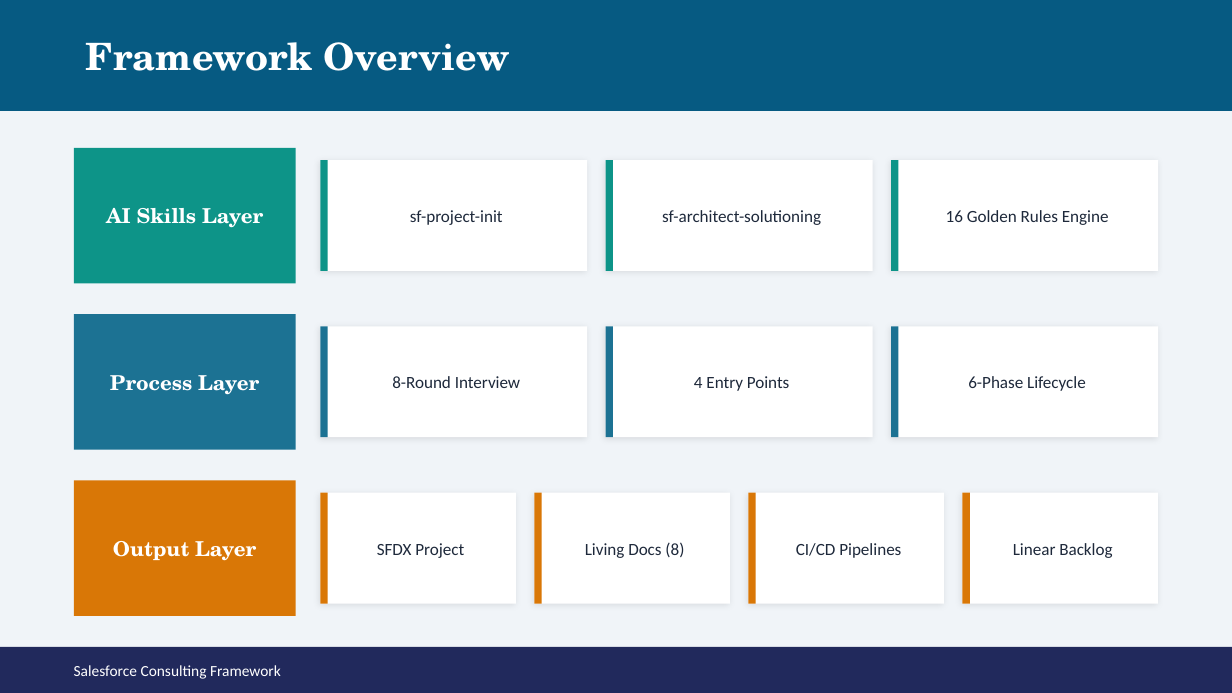
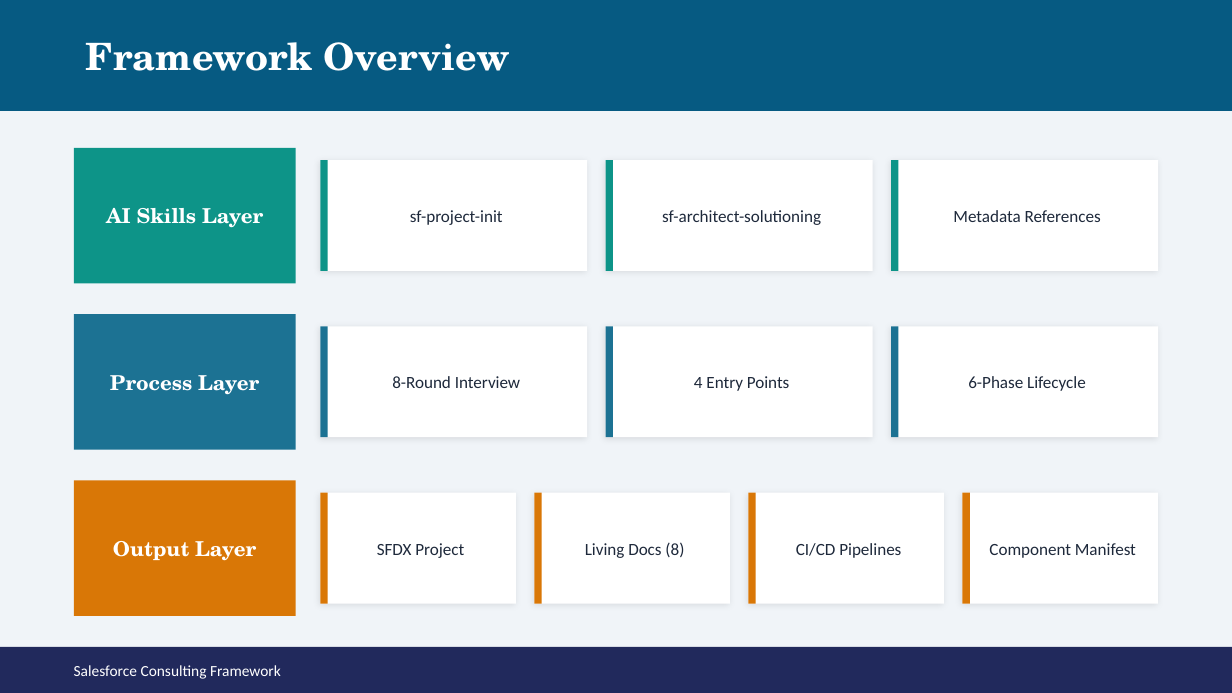
Before and after one commit to Mar5929/sf-consulting-framework, a slide deck: slide 4 of reference/salesforce-consulting-frameworkV2.pptx. Drawn at 1232x693 pixels with LibreOffice and Linux fonts; fonts in the diff are those of the drawing. Boxes give left, top, right and bottom in pixels: in the first picture for what was removed or moved away, otherwise in the second. Text is boxed around its words. In the diff, an @@ line names an element or a change of style, - is before the commit and + after.

```diff
--- a/reference/salesforce-consulting-frameworkV2.pptx
+++ b/reference/salesforce-consulting-frameworkV2.pptx
@@ text at (953, 210, 1101, 222): text changed @@
-16 Golden Rules Engine
+Metadata References
@@ text at (989, 543, 1136, 558): text changed @@
-Linear Backlog
+Component Manifest
```
Also in this commit, not shown: 5 other slides changed, 3 slides added, 6 other files.
